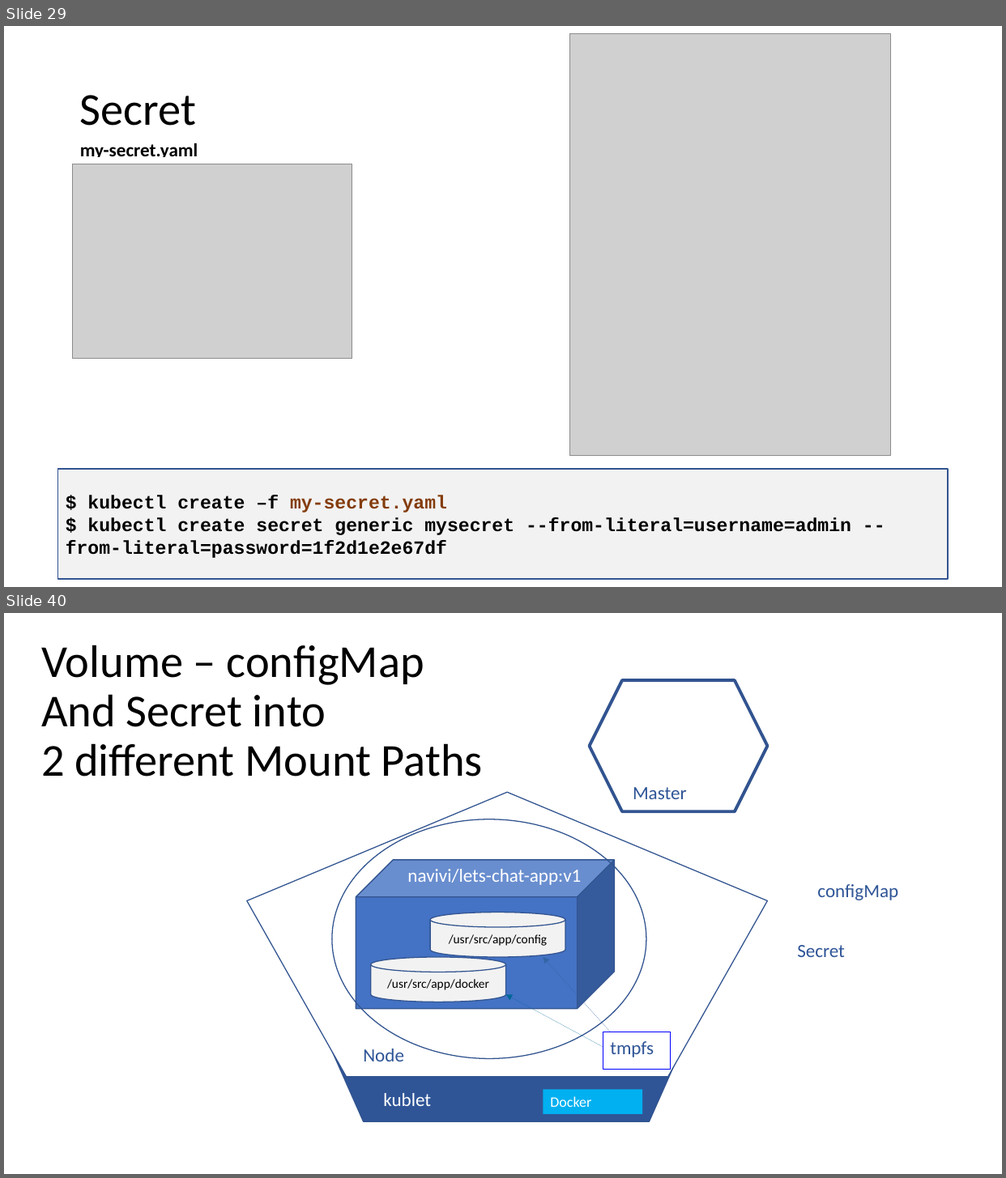
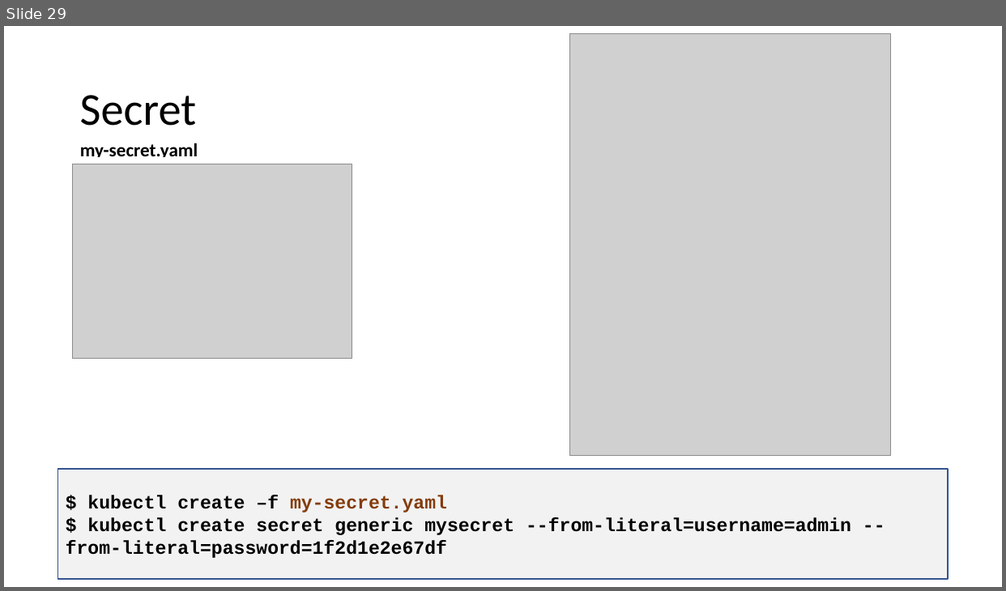
Before and after one commit to eylonmalin/k8s-training, a slide deck: day-3/Using Kubernetes Day 3.pptx. Shown one above the other, each under a label of ours: slides 29 and 40 before the commit, slide 29 after it; the slides between them are not shown. The pictures are 1006x1178 and 1006x591 pixels, drawn with LibreOffice and Linux fonts; fonts in the diff are those of the drawing; grey boxes stand for pictures. Boxes give left, top, right and bottom in pixels: in the first picture for what was removed or moved away, otherwise in the second. Text is boxed around its words. In the diff, an @@ line names an element or a change of style, - is before the commit and + after.

```diff
--- a/day-3/Using Kubernetes Day 3.pptx
+++ b/day-3/Using Kubernetes Day 3.pptx
@@ slide 40 removed at [4,613,1002,1174], background #FFFFFF @@
@@ text removed at [41,645,483,777] @@
-Volume – configMap
-And Secret into
-2 different Mount Paths
@@ hexagon removed at [590,680,768,811] @@
@@ pentagon removed at [246,792,767,1076] @@
@@ pentagon removed at [275,800,738,1122] @@
@@ text removed at [633,787,687,799] @@
-Master
@@ ellipse removed at [332,820,646,1059] @@
@@ cube removed at [356,860,614,1009] @@
@@ text removed at [407,869,581,885] @@
-navivi/lets-chat-app:v1
@@ text removed at [817,884,898,901] @@
-configMap
@@ cylinder removed at [430,913,565,957] @@
-/usr/src/app/config
@@ text removed at [797,945,845,957] @@
-Secret
@@ cylinder removed at [371,957,506,1003] @@
-/usr/src/app/docker
@@ arrow removed from (611, 1033) to (543, 957) @@
@@ arrow removed from (603, 1047) to (506, 995) @@
@@ text removed at [363,1049,404,1062] @@
-Node
@@ rectangle removed at [603,1033,671,1070] @@
@@ text removed at [610,1041,654,1058] @@
-tmpfs
@@ text removed at [383,1093,431,1106] @@
-kublet
@@ rectangle removed at [543,1090,642,1114] @@
-Docker
```
Also in this commit, not shown: 16 other slides removed, 2 other files.
